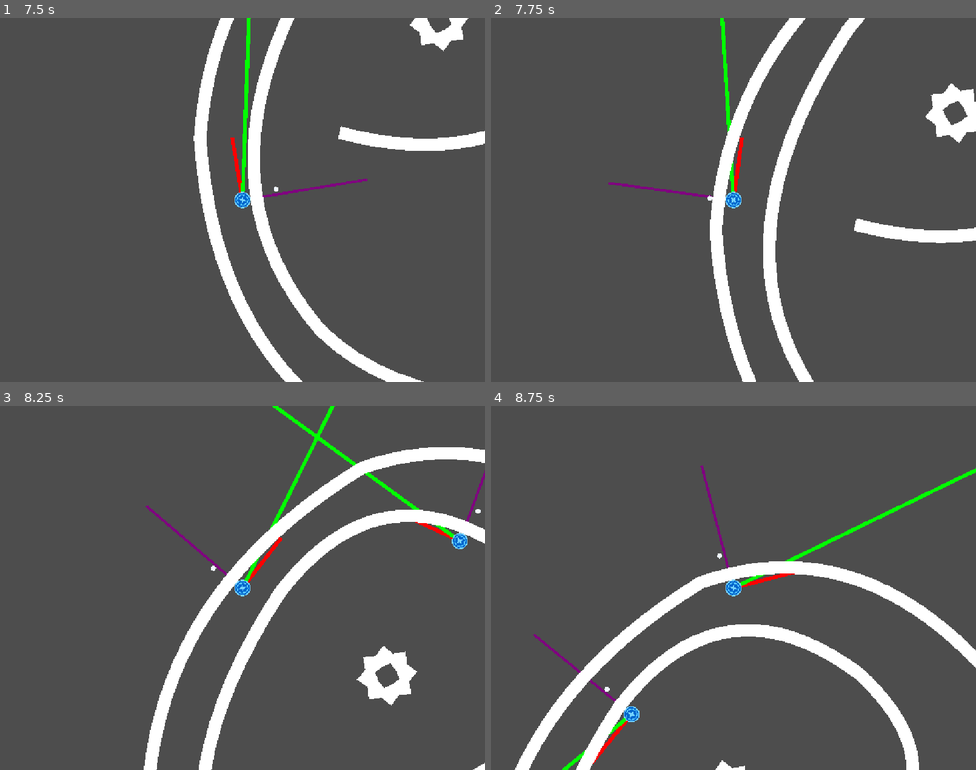
Above: before the commit, frames 1-4 (two rows, left to right).
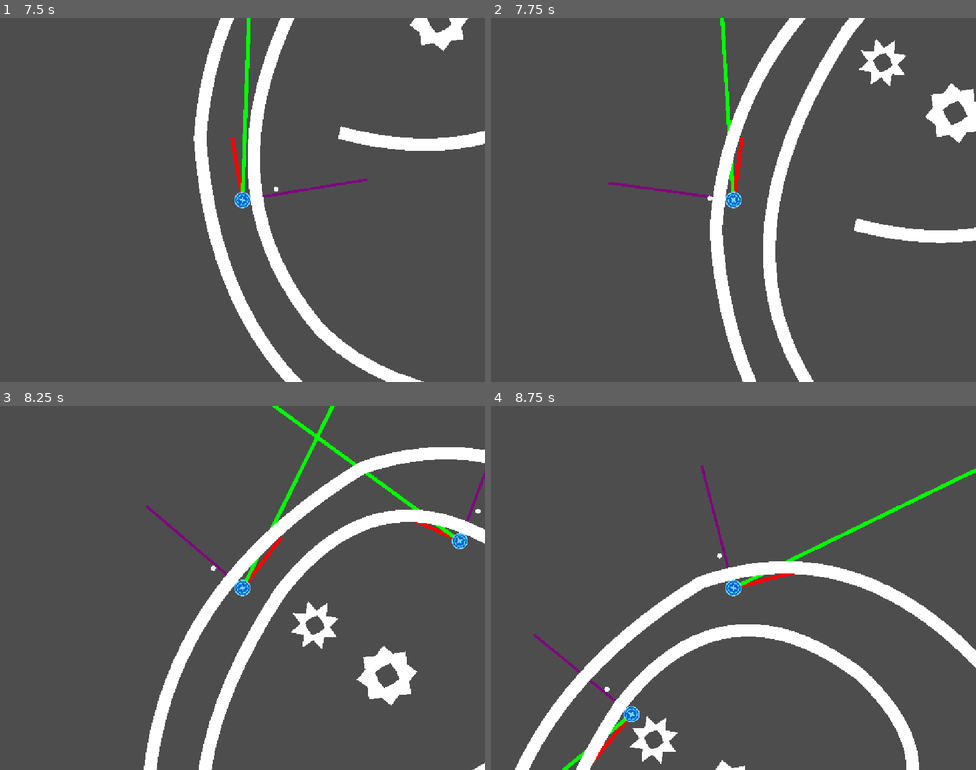
Above: after the commit, the same moments.

Repository: appellatebaton0/roll-full
Game: Godot game, scene res://Scenes/Main.tscn
Same seed, same stepped clock (60 frames per second), same inputs: the game is played once before the commit and once after it.
Inputs (mouse positions are in pixels of both pictures, inside the frame that each line leads up to):
- Up to frame 1 (7.5 s): click "PLAY" at 0.5 s; move the mouse to (349, 181) at 1.27 s; hold Right (Cycle World Right) 1.28-2.03 s; click (349, 181) at 1.52 s; move the mouse to (145, 218) at 2.02 s; hold Left (Cycle World Left) 2.03-2.78 s; click (145, 218) at 2.27 s; move the mouse to (291, 119) at 2.77 s; hold Right (Cycle World Right) 2.78-4.25 s; move the mouse to (218, 272) at 3.52 s; click (218, 272) at 3.77 s; click "<" at 4.25 s; move the mouse to (388, 254) at 5.02 s; hold Left (Cycle World Left) 5.03-5.75 s; click (388, 254) at 5.27 s; click (242, 90) at 5.75 s; click "PLAY" at 6.5 s; move the mouse to (97, 145) at 7.27 s; hold Left (Cycle World Left) from 7.28 s (still down)
- Up to frame 2 (7.75 s): keep holding Left (Cycle World Left); click (588, 145) at 7.52 s
- Up to frame 3 (8.25 s): keep holding Left (Cycle World Left); move the mouse to (266, 588) at 8.02 s
- Up to frame 4 (8.75 s): keep holding Left (Cycle World Left)

Frame 1 is identical in both runs. In frame 2, 0.5% of the frame differs, in the area x 75-86%, y 5-19%; in frame 3, 0.5%, in the area x 60-70%, y 53-67%; in frame 4, 0.5%.
Error after the commit: Parse Error: Identifier "regenerated" not declared in the current scope. (res://Scripts/AnimatedPolygon.gd:77)

Commit message:
h5.2 - AnimatedPolygon
Made a special type off of the RegularPolygon that supports some basic animations (they were a mess to implement) - making some points move in and out, and spinning; the outer and inner polygons can spin independently, too!

Diff:
--- a/Scenes/Levels/World1/LevelTest.tscn
+++ b/Scenes/Levels/World1/LevelTest.tscn
@@ -4,6 +4,7 @@
 [ext_resource type="Script" uid="uid://bdxcdqki1luyk" path="res://Scripts/Spline.gd" id="2_ky8nt"]
 [ext_resource type="Script" uid="uid://uqppn5dx4v6d" path="res://Scripts/Chain.gd" id="3_e1lpc"]
 [ext_resource type="Script" uid="uid://johp6kal78ik" path="res://Scripts/RegularPolygon.gd" id="4_a5732"]
+[ext_resource type="Script" uid="uid://2fyexmj0cjug" path="res://Scripts/AnimatedPolygon.gd" id="5_e4eam"]
 
 [node name="LevelTest" type="Node" unique_id=1260259211]
 
@@ -74,5 +75,32 @@
 inner_radius_modifiers = Dictionary[int, float]({
 2: 10.0
 })
-rotation_amount = 0.0
 metadata/_custom_type_script = "uid://johp6kal78ik"
+
+[node name="AnimatedPolygon" type="Polygon2D" parent="Goal" unique_id=1216459468]
+position = Vector2(71, 121)
+polygon = PackedVector2Array(-36.82621, -45.6398, -28.233448, -95.9316, 6.232278, -58.312263, 47.870018, -87.797844, 45.639965, -36.826008, 95.931725, -28.23302, 58.312237, 6.2325377, 87.79763, 47.87041, 36.825806, 45.64013, 28.232592, 95.931854, -6.2327976, 58.31221, -47.870804, 87.79742, -45.640293, 36.825603, -95.931984, 28.232166, -58.31218, -6.233057, -87.7972, -47.871193, -36.82621, -45.6398, -16.767572, -28.793839, -38.675385, -10.208557, -28.793764, 16.7677, -10.208385, 38.67543, 16.76783, 28.79369, 38.675293, 10.208901, 28.793913, -16.767445, 10.20873, -38.67534, -16.767572, -28.793839)
+uv = PackedVector2Array(-221.25, -85)
+script = ExtResource("5_e4eam")
+outer_wave_amounts = Dictionary[int, float]({
+2: 17.0
+})
+outer_wave_intervals = Dictionary[int, float]({
+2: 3.5
+})
+outer_rotation = 50.0
+inner_wave_amounts = Dictionary[int, float]({
+2: 10.0
+})
+inner_wave_intervals = Dictionary[int, float]({
+2: 3.5
+})
+inner_rotation = -70.0
+outer_vertices = 16
+outer_radius = 100.0
+outer_radius_modifiers = Dictionary[int, float]({
+2: -30.0
+})
+inner_vertices = 8
+inner_radius = 40.0
+metadata/_custom_type_script = "uid://2fyexmj0cjug"
--- /dev/null
+++ b/Scripts/AnimatedPolygon.gd
@@ -0,0 +1,111 @@
+@tool
+class_name AnimatedPolygon extends RegularPolygon
+## A regular polygon with extra settings for animation.
+
+@export_group("Outer Animation", "outer_")
+## Apply +- modifiers to every nth point.
+@export var outer_wave_amounts:Dictionary[int, float]
+## Cycle between the + and - of the corresponding oscillation amount every n seconds.
+@export var outer_wave_intervals:Dictionary[int, float]
+## Rotate n degrees per second.
+@export var outer_rotation := 0.
+var current_outer_rotation := 0.
+
+@export_group("Inner Animation", "inner_")
+## Apply +- modifiers to every nth point.
+@export var inner_wave_amounts:Dictionary[int, float]
+## Cycle between the + and - of the corresponding oscillation amount every n seconds.
+@export var inner_wave_intervals:Dictionary[int, float]
+## Rotate n degrees per second.
+@export var inner_rotation := 0.
+var current_inner_rotation := 0.
+
+## The timers for every existing wave animation. Formatted as interval:time
+var animation_timers:Dictionary[float, float]
+
+func _process(delta: float) -> void:
+	for key in animation_timers:
+		animation_timers[key] = move_toward(animation_timers[key], key, delta)
+
+		if animation_timers[key] >= key:
+			animation_timers[key] = 0.0
+
+	current_inner_rotation += inner_rotation * delta
+	current_outer_rotation += outer_rotation * delta
+
+	generate()
+
+func generate():
+
+	if inner_radius > outer_radius:
+		inner_radius = outer_radius
+
+	var new_points:Array[Vector2]
+
+	if inner_radius <= 0:
+		new_points = make_animated_points_for(outer_radius, outer_vertices, outer_radius_modifiers, outer_wave_amounts, outer_wave_intervals, current_outer_rotation)
+	else:
+		var outer_points:Array[Vector2] = make_animated_points_for(outer_radius, outer_vertices, outer_radius_modifiers, outer_wave_amounts, outer_wave_intervals, current_outer_rotation)
+		var inner_points:Array[Vector2] = make_animated_points_for(inner_radius, inner_vertices, inner_radius_modifiers, inner_wave_amounts, inner_wave_intervals, current_inner_rotation)
+
+		outer_points.append(outer_points.front())
+
+		## Find the best inner point to use as a connection to the outer layer.
+		var best_inner_point := Vector2.INF
+		for point in inner_points:
+			if best_inner_point == Vector2.INF:
+				best_inner_point = point
+				continue
+
+			if point.distance_to(outer_points.front()) < best_inner_point.distance_to(outer_points.front()):
+				best_inner_point = point
+
+		## Cycle the inner points until it's the first element
+		while inner_points.front() != best_inner_point:
+			inner_points.push_front(inner_points.pop_back())
+
+		## Add it to the back, reverse the array, and tack it onto the outer points.
+		inner_points.append(inner_points.front())
+
+		inner_points.reverse()
+
+		new_points = outer_points + inner_points
+
+
+	set("polygon", new_points)
+
+	regenerated.emit()
+
+func make_animated_points_for(radius:float, vertices:int, modifiers:Dictionary[int, float], wave_amounts:Dictionary[int, float], wave_intervals:Dictionary[int, float], added_rotation:float) -> Array[Vector2]:
+	var points:Array[Vector2]
+
+	for i in range(vertices):
+			var angle := deg_to_rad((360.0 / vertices) * i + added_rotation)
+
+			var distance := radius
+
+			for modifier in modifiers:
+				if i % modifier == 0:
+					distance += modifiers[modifier]
+
+			for modifier in wave_amounts:
+				if i % modifier == 0:
+					distance += get_modifier(wave_amounts, wave_intervals, modifier)
+
+			var new_point := Vector2.from_angle(angle) * distance
+			points.append(new_point)
+
+	return points
+
+func get_modifier(amounts:Dictionary[int, float], intervals:Dictionary[int, float], key:int) -> float:
+
+	var safe_interval := intervals[key] if intervals.has(key) else 1.0
+
+	if not animation_timers.has(safe_interval):
+		animation_timers[safe_interval] = 0.0
+
+	#print(round(animation_timers[safe_interval] * 10) / 10, ": ", round(bounce(animation_timers[safe_interval], safe_interval) * 10) / 10)
+	return lerp(-amounts[key], amounts[key], bounce(animation_timers[safe_interval], safe_interval))
+
+func bounce(value:float, interval:float) -> float:
+	return (- ((2 * abs(value - (interval / 2))) / interval)) + 1.
Not shown, added: Scripts/AnimatedPolygon.gd.uid
